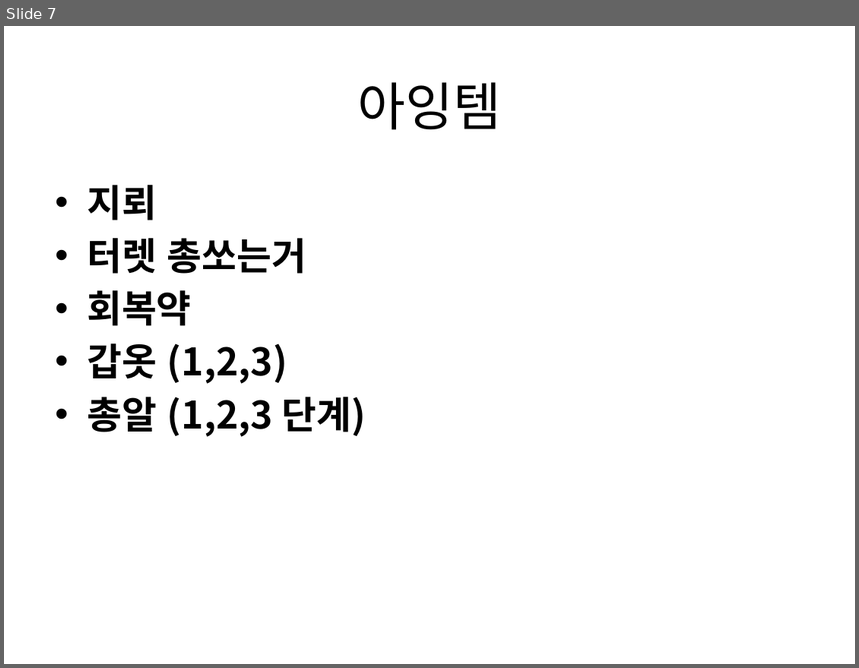
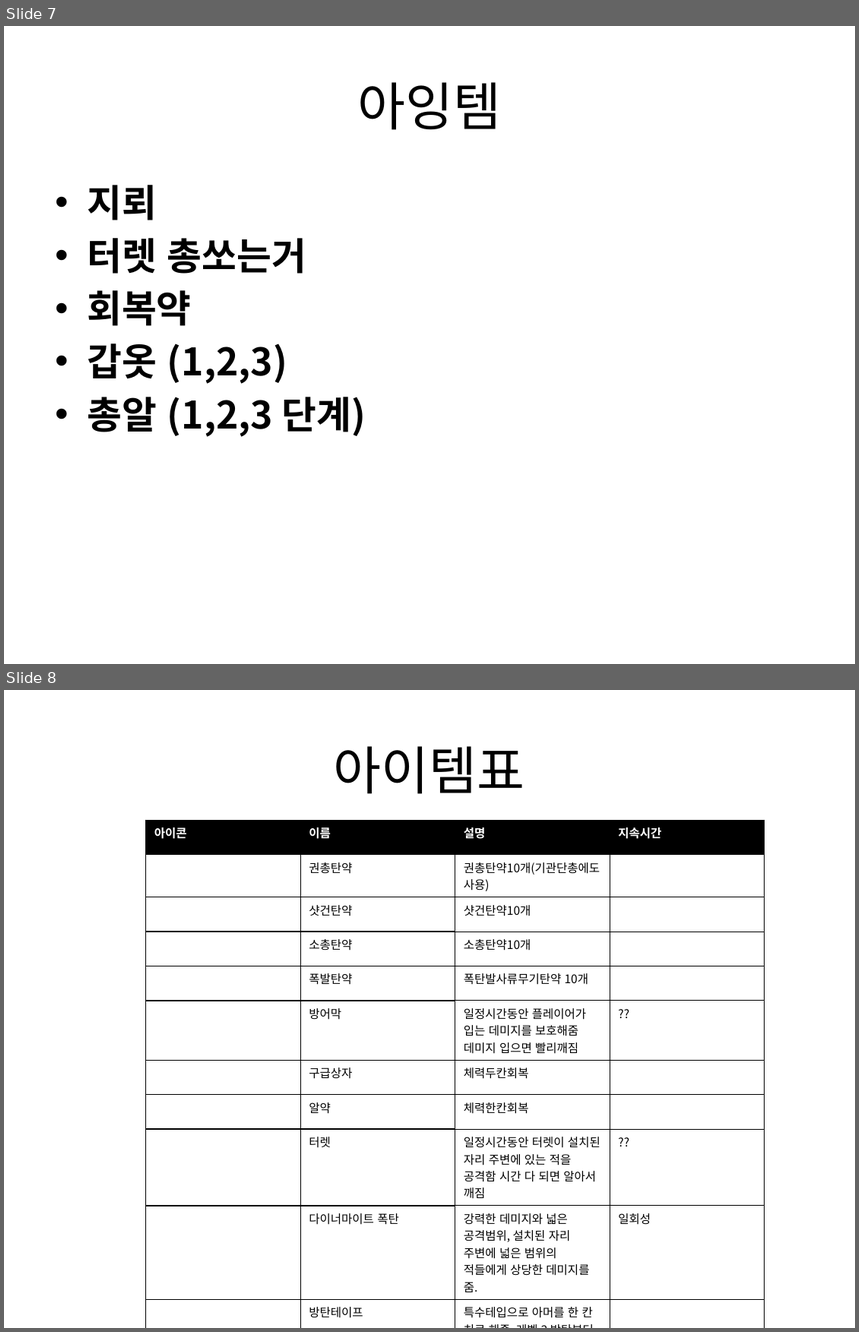
Before and after one commit to gkdlgndpdu/EscapeJail, a slide deck: EscapeJail/Assets/기획/스테이지1기획.pptx. Shown one above the other, each under a label of ours: slide 7 before the commit, slides 7 and 8 after it. The pictures are 859x668 and 859x1332 pixels, drawn with LibreOffice and Linux fonts; fonts in the diff are those of the drawing. Boxes give left, top, right and bottom in pixels: in the first picture for what was removed or moved away, otherwise in the second. Text is boxed around its words. In the diff, an @@ line names an element or a change of style, - is before the commit and + after.

Commit message:
아이템표 추가

```diff
--- a/EscapeJail/Assets/기획/스테이지1기획.pptx
+++ b/EscapeJail/Assets/기획/스테이지1기획.pptx
@@ slide 8 added at [4, 690, 855, 1328], background #FFFFFF @@
@@ title added at [334, 746, 525, 794], 44 pt, text #000000 @@
+아이템표
@@ table added at [146, 820, 766, 1322], 11 rows, 4 columns @@
+아이콘 | 이름 | 설명 | 지속시간
+ | 권총탄약 | 권총탄약10개(기관단총에도 사용) | 
+ | 샷건탄약 | 샷건탄약10개 | 
+ | 소총탄약 | 소총탄약10개 | 
+ | 폭발탄약 | 폭탄발사류무기탄약 10개 | 
+ | 방어막 | 일정시간동안 플레이어가 입는 데미지를 보호해줌 / 데미지 입으면 빨리깨짐 | ??
+ | 구급상자 | 체력두칸회복 | 
+ | 알약 | 체력한칸회복 | 
+ | 터렛 | 일정시간동안 터렛이 설치된 자리 주변에 있는 적을 공격함 시간 다 되면 알아서 깨짐 | ??
+ | 다이너마이트 폭탄 | 강력한 데미지와 넓은 공격범위, 설치된 자리 주변에 넓은 범위의 적들에게 상당한 데미지를 줌. | 일회성
+ | 방탄테이프 | 특수테입으로 아머를 한 칸 치료 해줌. 레벨 2 방탄부터 수리가능 | 
```
Also in this commit, not shown: 1 other slide added.
